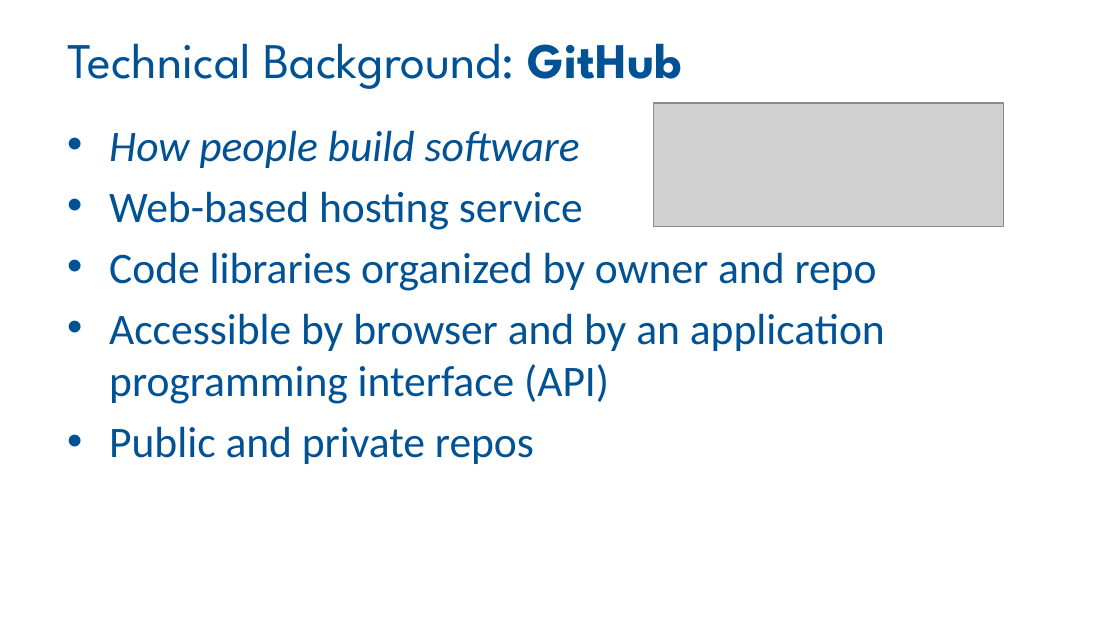
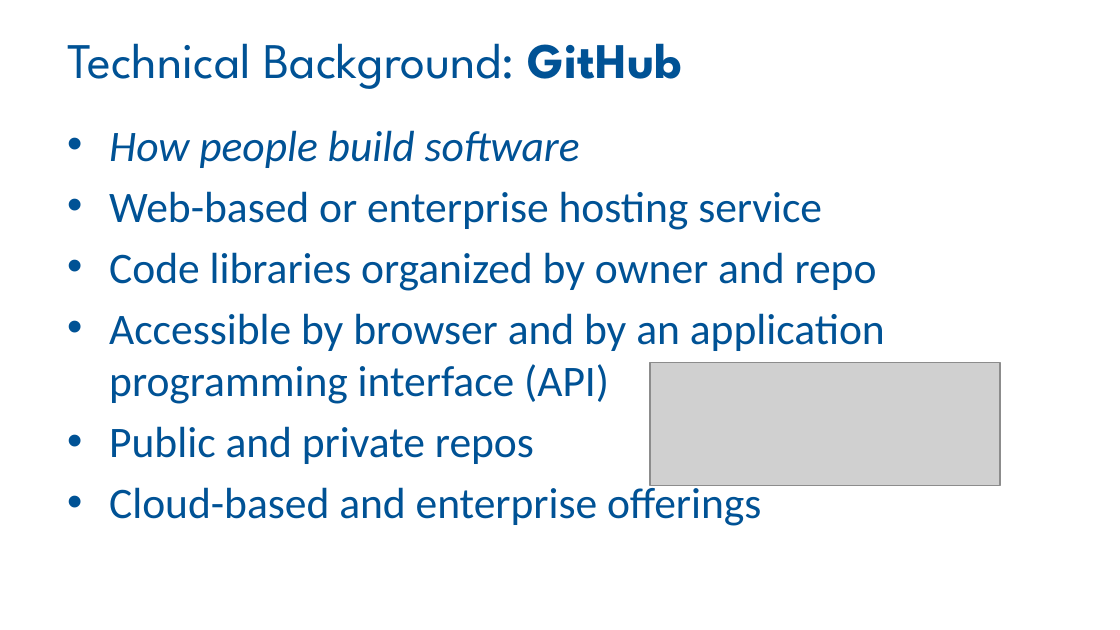
Before and after one commit to RhoInc/sas-install-github, a slide deck: slide 5 of docs/CT06.pptx. Drawn at 1120x630 pixels with LibreOffice and Linux fonts; fonts in the diff are those of the drawing; grey boxes stand for pictures; background and template pictures are left out. Boxes give left, top, right and bottom in pixels: in the first picture for what was removed or moved away, otherwise in the second. Text is boxed around its words. In the diff, an @@ line names an element or a change of style, - is before the commit and + after.

```diff
--- a/docs/CT06.pptx
+++ b/docs/CT06.pptx
@@ text at [109, 191, 822, 230]: text changed @@
-• Web-based hosting service
+• Web-based or enterprise hosting service
@@ picture: place and size @@
-picture at [653, 103, 1002, 226]
+picture at [650, 363, 999, 486]
@@ text at [109, 482, 761, 526]: paragraph added @@
+• Cloud-based and enterprise offerings
```
Also in this commit, not shown: 5 other slides changed, 2 slides added.
